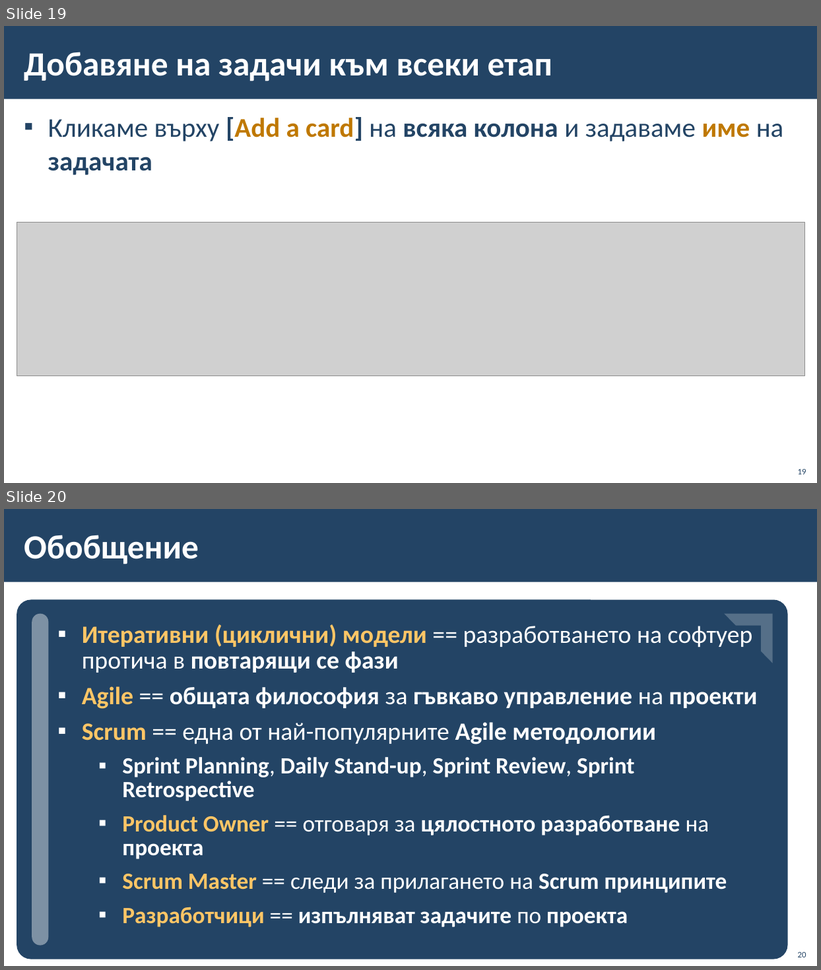
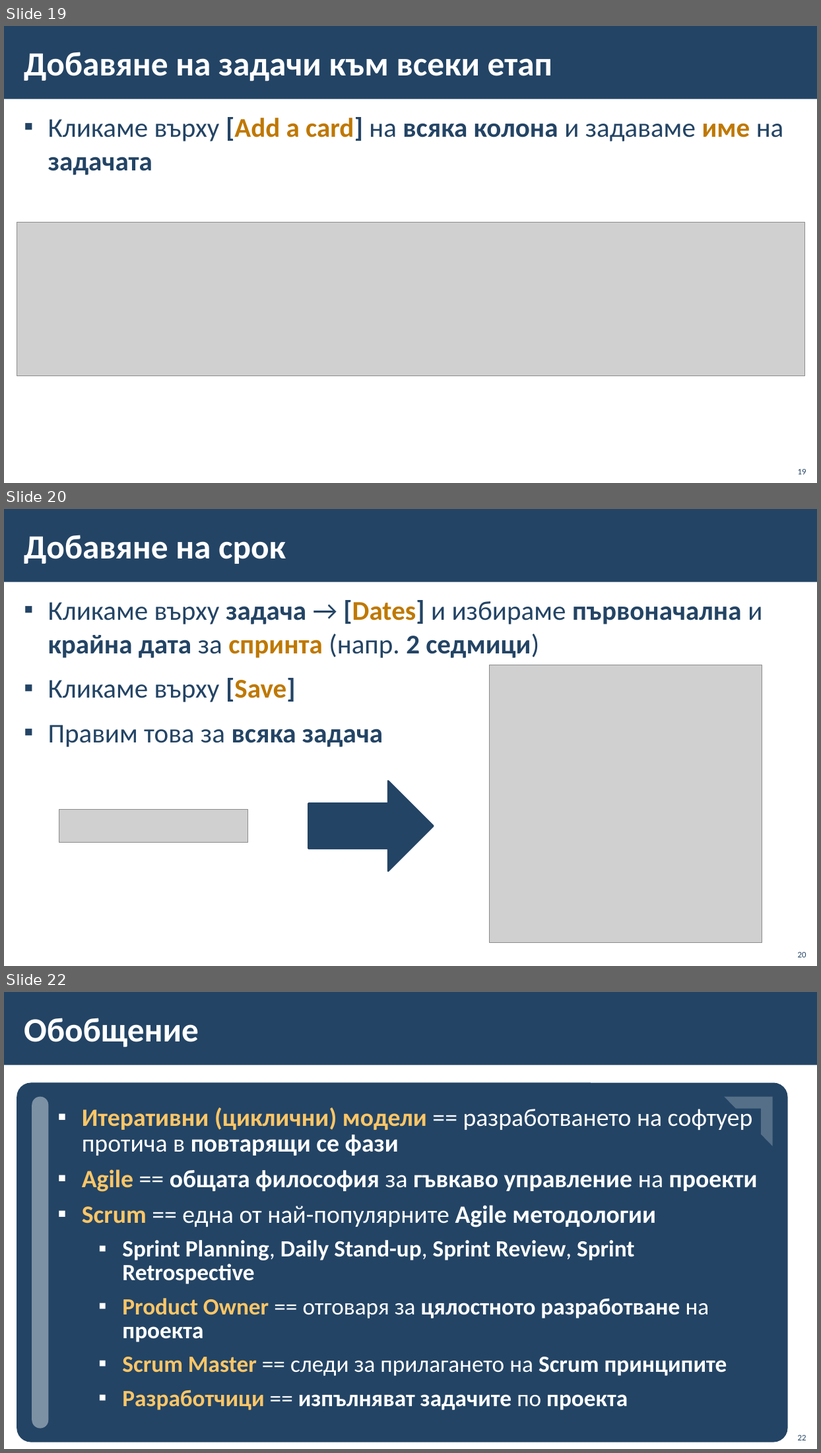
Before and after one commit to BG-IT-Edu/School-Programming, a slide deck: Courses/Software-Sciences/IT-Module-4-Problem-Solving-with-ICT/03-Iterative-(Cyclical)-Models/03-Iterative-(Cyclical)-Models.pptx. Shown one above the other, each under a label of ours: slides 19 and 20 before the commit, slides 19, 20 and 22 after it; the slides between them are not shown. The pictures are 821x970 and 821x1453 pixels, drawn with LibreOffice and Linux fonts; fonts in the diff are those of the drawing; grey boxes stand for pictures; background and template pictures are left out. Boxes give left, top, right and bottom in pixels: in the first picture for what was removed or moved away, otherwise in the second. Text is boxed around its words. In the diff, an @@ line names an element or a change of style, - is before the commit and + after.

```diff
--- a/Courses/Software-Sciences/IT-Module-4-Problem-Solving-with-ICT/03-Iterative-(Cyclical)-Models/03-Iterative-(Cyclical)-Models.pptx
+++ b/Courses/Software-Sciences/IT-Module-4-Problem-Solving-with-ICT/03-Iterative-(Cyclical)-Models/03-Iterative-(Cyclical)-Models.pptx
@@ slide 20 added at [4, 509, 817, 966], background #FFFFFF; not listed: 1 template element that a slide beside it also shows @@
@@ title added at [24, 535, 286, 564], 40 pt, text #FFFFFF, bold @@
+Добавяне на срок
@@ text added at [48, 600, 762, 747], 32 pt, text #234465, bold @@
+▪ Кликаме върху задача → [Dates] и избираме първоначална и крайна дата за спринта (напр. 2 седмици)
+▪ Кликаме върху [Save]
+▪ Правим това за всяка задача
@@ picture added at [490, 665, 762, 943] @@
@@ right arrow added at [308, 781, 434, 871], fill #234465, outline #234465 2 pt @@
@@ picture added at [59, 810, 248, 843] @@
@@ page number added at [798, 952, 807, 958], 10 pt, text #234465 @@
+20
@@ what was slide 20 is now slide 22 @@
@@ page number at [798, 1435, 807, 1441]: text changed @@
-20
+22
```
Also in this commit, not shown: 1 other slide added.
